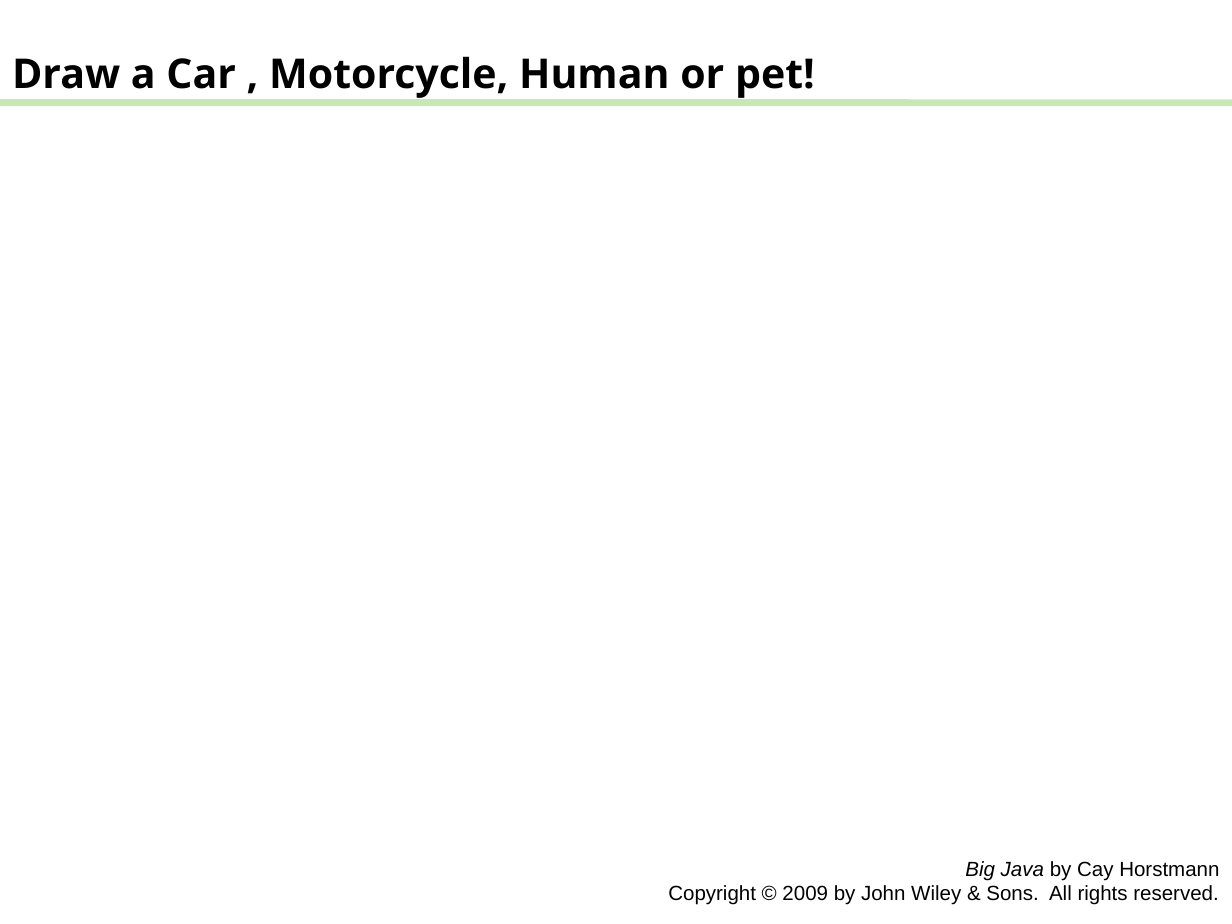
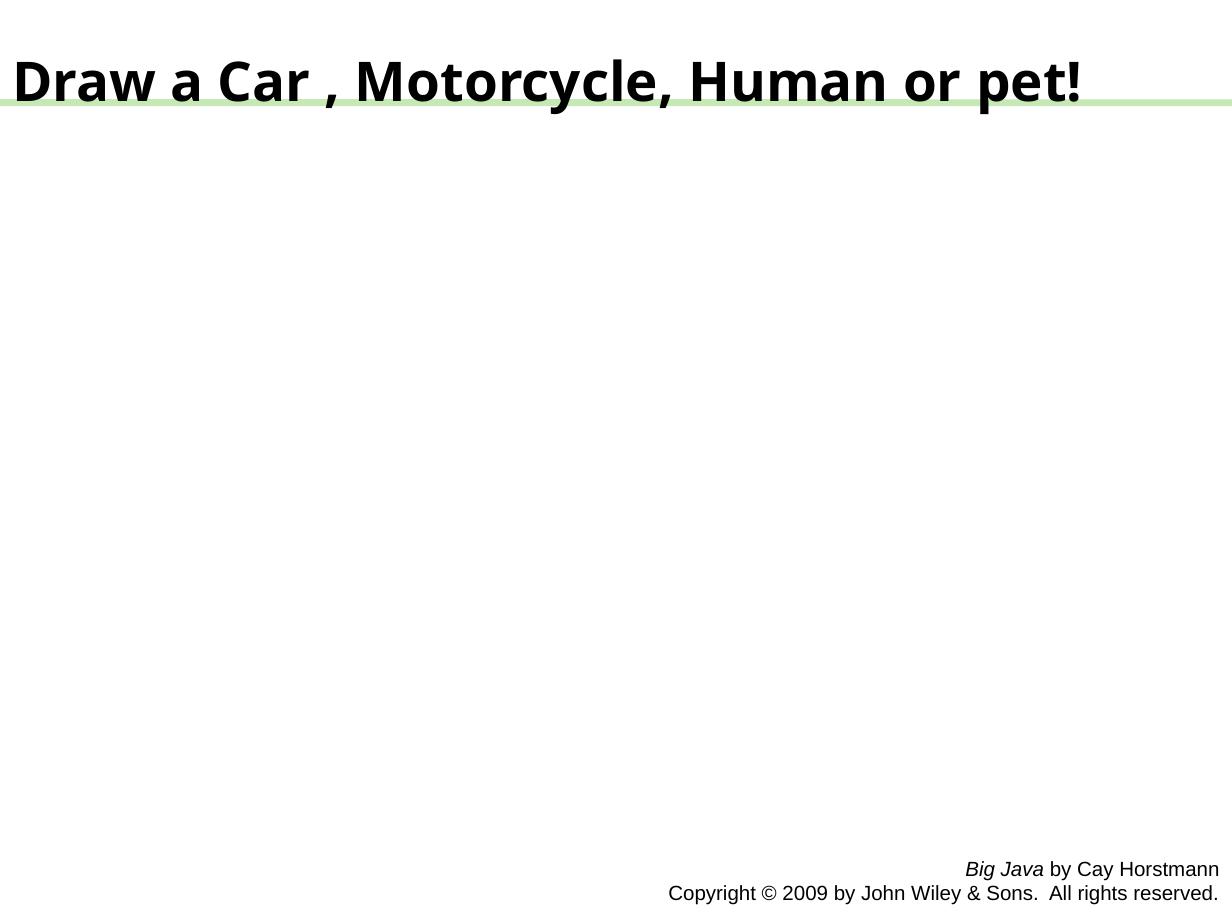
Before and after one commit to Apo45ty/ICOM4015LABS, a slide deck: slide 10 of Laboratory_01/presentation.pptx. Drawn at 1232x924 pixels with LibreOffice and Linux fonts; fonts in the diff are those of the drawing. Boxes give left, top, right and bottom in pixels: in the first picture for what was removed or moved away, otherwise in the second. Text is boxed around its words. In the diff, an @@ line names an element or a change of style, - is before the commit and + after.

Commit message:
Sup?

```diff
--- a/Laboratory_01/presentation.pptx
+++ b/Laboratory_01/presentation.pptx
@@ text "Draw a Car , Motorcycle, ..." at (12,59,1082,114): size 24 to 32 pt @@
```
Also in this commit, not shown: 5 slides added, 4 slides removed.
